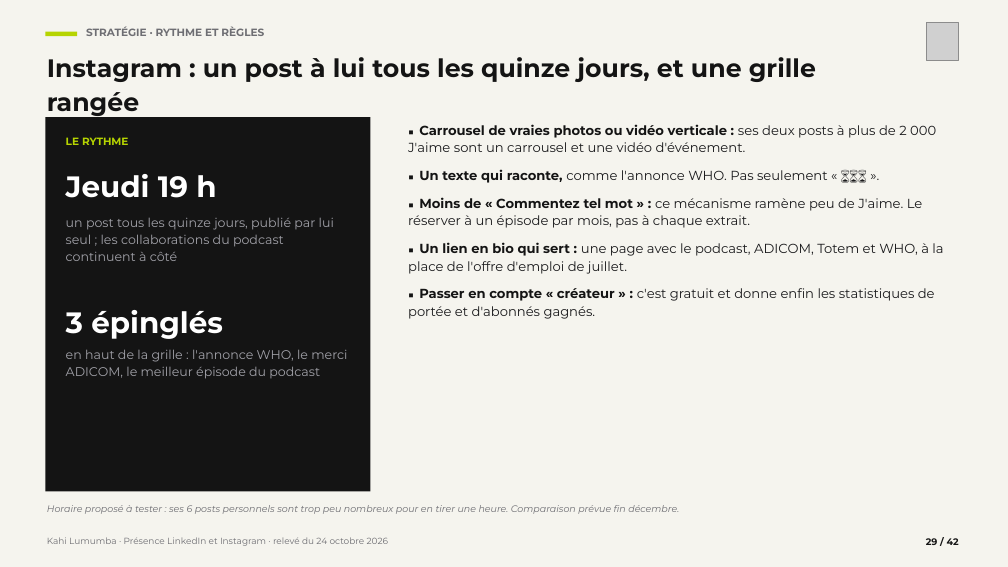
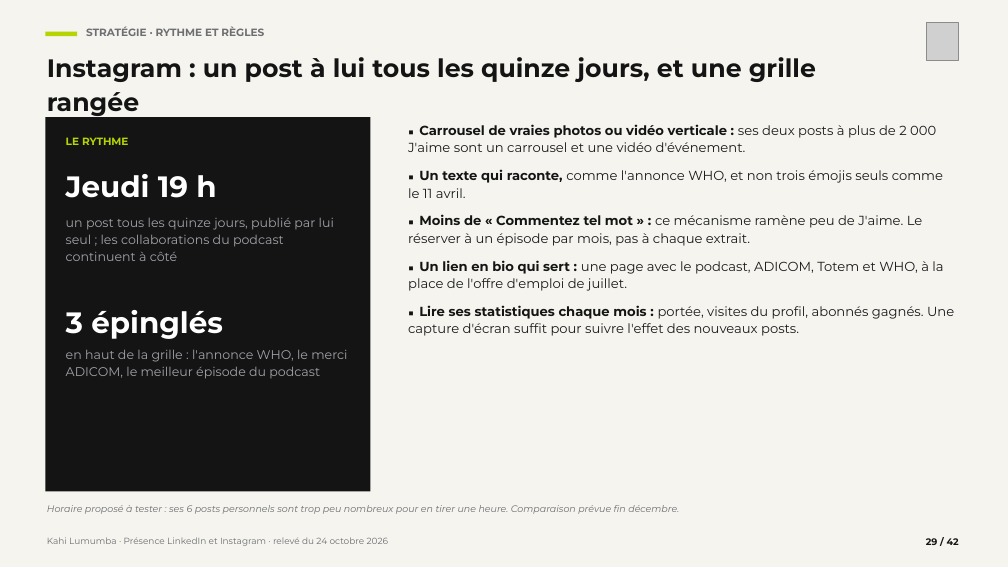
Before and after one commit to leslita06/fatima-unifood-fictif, a slide deck: slide 29 of kahi/2026-10-24_kahi-lumumba-linkedin-instagram-analyse-veille-strategie.pptx. Drawn at 1008x567 pixels with LibreOffice and Linux fonts; fonts in the diff are those of the drawing; grey boxes stand for pictures. Boxes give left, top, right and bottom in pixels: in the first picture for what was removed or moved away, otherwise in the second. Text is boxed around its words. In the diff, an @@ line names an element or a change of style, - is before the commit and + after.

```diff
--- a/kahi/2026-10-24_kahi-lumumba-linkedin-instagram-analyse-veille-strategie.pptx
+++ b/kahi/2026-10-24_kahi-lumumba-linkedin-instagram-analyse-veille-strategie.pptx
@@ text at (x1=419, y1=169, x2=943, y2=183): text changed @@
-■ Un texte qui raconte, comme l'annonce WHO. Pas seulement « ⌛️⌛️⌛️ ».
+■ Un texte qui raconte, comme l'annonce WHO, et non trois émojis seuls comme le 11 avril.
@@ text at (x1=408, y1=305, x2=954, y2=336): text changed @@
-■ Passer en compte « créateur » : c'est gratuit et donne enfin les statistiques de portée et d'abonnés gagnés.
+■ Lire ses statistiques chaque mois : portée, visites du profil, abonnés gagnés. Une capture d'écran suffit pour suivre l'effet des nouveaux posts.
```
Also in this commit, not shown: 14 other slides changed.
